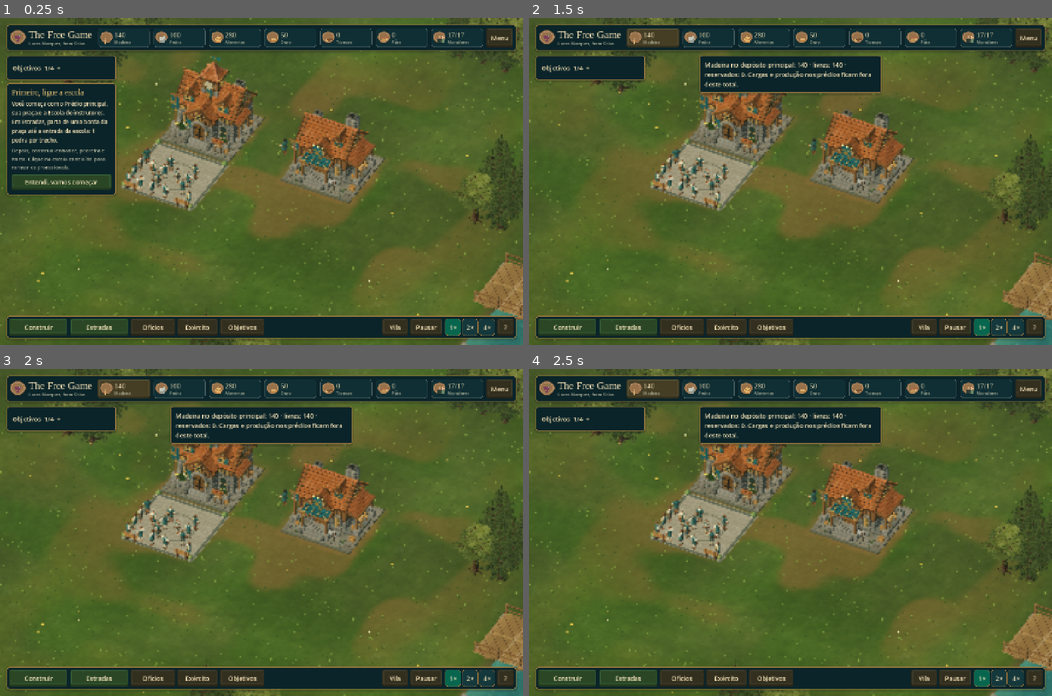
Above: before the commit, frames 1-4 (two rows, left to right).
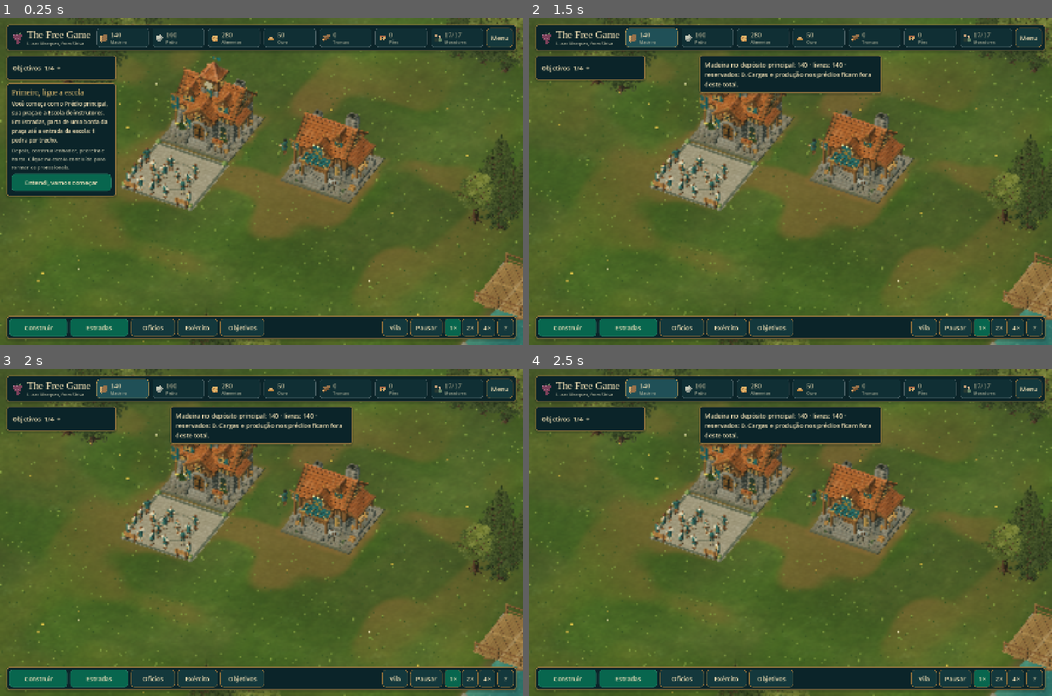
Above: after the commit, the same moments.

Repository: LucasMarquesShiva/the-free-game
Game: Godot game, scene res://scenes/loading.tscn
Same seed, same stepped clock (60 frames per second), same inputs: the game is played once before the commit and once after it.
Inputs (mouse positions are in pixels of both pictures, inside the frame that each line leads up to):
- Up to frame 1 (0.25 s): no input
- Up to frame 2 (1.5 s): click "Entendi, vamos começar" at 0.5 s; click (654, 37) at 1.27 s
- Up to frame 3 (2 s): no input
- Up to frame 4 (2.5 s): click (649, 388) at 2.02 s

The runs differ from the first frame. In frame 1, 5.9% of the frame differs, in the area x 1-99%, y 2-99%; in frame 2, 5.2%; in frame 3, 5.2%; in frame 4, 5.2%.

Commit message:
Revert "Skin buttons with Kenney's CC0 RPG UI pack instead of hand-drawn frames"
This reverts commit 029abb38293064ba63cad80bb5814be37cf4f786.

Diff:
--- a/game/ui/approved_hud.gd
+++ b/game/ui/approved_hud.gd
@@ -288,15 +288,11 @@
 	theme.set_color("font_color", "Label", INK)
 	theme.set_constant("separation", "HBoxContainer", 8)
 	theme.set_constant("separation", "VBoxContainer", 8)
-	# Darkened to match the game's dark-panel palette so INK (light) text,
-	# used throughout for buttons with their own custom backgrounds, stays
-	# legible everywhere rather than only on the unmodulated tan button.
-	var button_tint := Color(0.34,0.42,0.42)
-	theme.set_stylebox("normal", "Button", _kenney_style("buttonLong_brown",button_tint))
-	theme.set_stylebox("hover", "Button", _kenney_style("buttonLong_brown",button_tint*Color(1.35,1.3,1.2)))
-	theme.set_stylebox("pressed", "Button", _kenney_style("buttonLong_brown_pressed",button_tint*0.8))
+	theme.set_stylebox("normal", "Button", _style(Color("14383c"), Color("94713a"), 9))
+	theme.set_stylebox("hover", "Button", _style(Color("205057"), BRONZE, 9))
+	theme.set_stylebox("pressed", "Button", _style(Color("155d55"), BRONZE, 9))
 	theme.set_stylebox("focus", "Button", _focus_style())
-	theme.set_stylebox("disabled", "Button", _kenney_style("buttonLong_brown",button_tint*0.6))
+	theme.set_stylebox("disabled", "Button", _style(Color("1a3336"), Color("47605c"), 9))
 	theme.set_color("font_color", "Button", INK)
 	theme.set_color("font_hover_color", "Button", INK)
 	theme.set_color("font_pressed_color", "Button", INK)
@@ -376,28 +372,10 @@
 	parent.add_child(button)
 	return button
 
-## Kenney's CC0 "UI pack: RPG extension" (assets/approved/ui/kenney, see
-## LICENSE-kenney.txt) 9-sliced as a button frame; `tint` recolors it via
-## modulate_color so accent buttons reuse the same art instead of needing
-## a separate asset per color.
-static var _kenney_textures: Dictionary = {}
-func _kenney_style(name: String, tint: Color = Color.WHITE, margin: int = 14) -> StyleBoxTexture:
-	if not _kenney_textures.has(name):
-		_kenney_textures[name] = load("res://assets/approved/ui/kenney/%s.png" % name)
-	var box := StyleBoxTexture.new()
-	box.texture = _kenney_textures[name]
-	box.texture_margin_left = margin;box.texture_margin_right = margin
-	box.texture_margin_top = margin;box.texture_margin_bottom = margin
-	box.content_margin_left = 12;box.content_margin_right = 12
-	box.content_margin_top = 6;box.content_margin_bottom = 6
-	box.modulate_color = tint
-	return box
-
 func _accent(button: Button, color: Color = Color("08664e")) -> void:
-	var tint := Color(0.28,0.62,0.5)
-	button.add_theme_stylebox_override("normal", _kenney_style("buttonLong_brown",tint))
-	button.add_theme_stylebox_override("hover", _kenney_style("buttonLong_brown",tint*Color(1.3,1.25,1.15)))
-	button.add_theme_stylebox_override("pressed", _kenney_style("buttonLong_brown_pressed",tint*0.85))
+	button.add_theme_stylebox_override("normal", _style(color, color.lightened(0.12), 9))
+	button.add_theme_stylebox_override("hover", _style(color.lightened(0.1), BRONZE, 9))
+	button.add_theme_stylebox_override("pressed", _style(color.darkened(0.1), BRONZE, 9))
 	button.add_theme_color_override("font_color", PAPER)
 	button.add_theme_color_override("font_hover_color", Color.WHITE)
 	button.add_theme_color_override("font_pressed_color", PAPER)
@@ -408,27 +386,6 @@
 	spacer.size_flags_horizontal = Control.SIZE_EXPAND_FILL
 	parent.add_child(spacer)
 	return spacer
-
-static var _medallion_texture: Texture2D
-func _medallion_glyph(parent: Node, kind: String, side: float = 34) -> Glyph:
-	if _medallion_texture == null:
-		_medallion_texture = load("res://assets/approved/ui/kenney/buttonRound_brown.png")
-	var wrap := Control.new()
-	wrap.custom_minimum_size = Vector2(side,side)
-	wrap.size_flags_vertical = Control.SIZE_SHRINK_CENTER
-	wrap.mouse_filter = Control.MOUSE_FILTER_IGNORE
-	parent.add_child(wrap)
-	var badge := TextureRect.new()
-	badge.texture = _medallion_texture
-	badge.expand_mode = TextureRect.EXPAND_IGNORE_SIZE
-	badge.stretch_mode = TextureRect.STRETCH_SCALE
-	badge.set_anchors_and_offsets_preset(Control.PRESET_FULL_RECT)
-	badge.mouse_filter = Control.MOUSE_FILTER_IGNORE
-	wrap.add_child(badge)
-	var glyph := _glyph(wrap,kind,side*0.6)
-	glyph.set_anchors_preset(Control.PRESET_CENTER)
-	glyph.position = Vector2(side,side)*0.2
-	return glyph
 
 func _glyph(parent: Node, kind: String, side: float = 34) -> Glyph:
 	var glyph := Glyph.new()
@@ -443,7 +400,7 @@
 	_top = _panel(_root, true, 10)
 	_top.name = "ResourcesBar"
 	var row := _hbox(_top, 9)
-	_medallion_glyph(row,"grapes",42)
+	_glyph(row,"grapes",38)
 	_brand_box = _vbox(row,0)
 	_brand_box.custom_minimum_size.x = 182
 	_brand_box.size_flags_vertical = Control.SIZE_SHRINK_CENTER
@@ -459,7 +416,7 @@
 		content.offset_left = 6
 		content.offset_right = -6
 		content.mouse_filter = Control.MOUSE_FILTER_IGNORE
-		_resource_glyphs[item] = _medallion_glyph(content,item,34)
+		_resource_glyphs[item] = _glyph(content,item,27)
 		var values := _vbox(content,0)
 		values.size_flags_vertical = Control.SIZE_SHRINK_CENTER
 		_resource_values[item] = _label(values,"0",20)
Not shown, removed: game/assets/approved/ui/kenney/LICENSE-kenney.txt
Binary file removed: game/assets/approved/ui/kenney/buttonLong_brown.png
Not shown, removed: game/assets/approved/ui/kenney/buttonLong_brown.png.import
Binary file removed: game/assets/approved/ui/kenney/buttonLong_brown_pressed.png
Not shown, removed: game/assets/approved/ui/kenney/buttonLong_brown_pressed.png.import
Binary file removed: game/assets/approved/ui/kenney/buttonRound_brown.png
Not shown, removed: game/assets/approved/ui/kenney/buttonRound_brown.png.import
